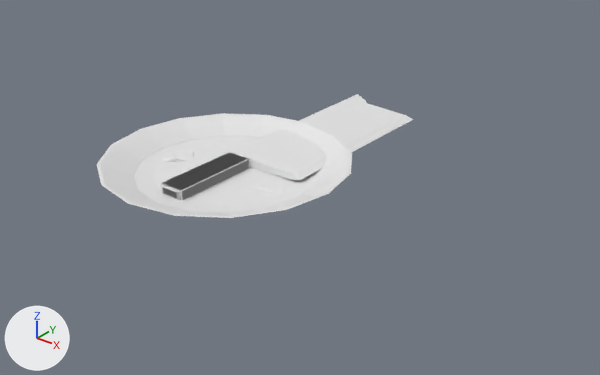
Renders of the Blender file fbx/New Folder/kitchen.blend from each side of a commit.
One viewpoint serves both versions: a camera (50 mm lens) standing at (1.95, -2.01, 1.3) and looking at (0.14, 0.26, -0.11). The axes (+X, +Y, +Z) are drawn at lower left. The lights are the same throughout. The same objects are shown in both versions, whatever each file hides.

The first picture shows 'China_kife', 'dish', 'fork', 'kitchin_kinfe', 'knife'.
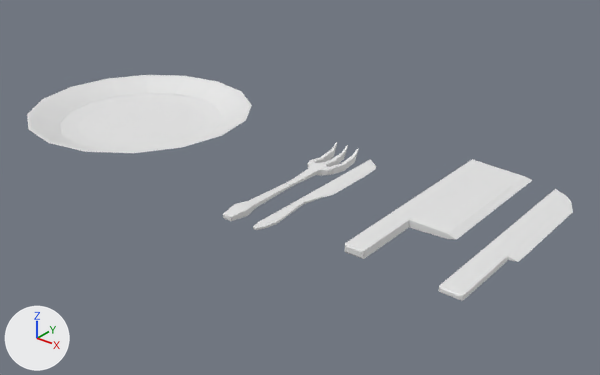
What changed in the scene script:
```text
Change ob_knife:
    ob_knife.location: (0.0, 0.0, 0.0) -> (0.368, 0.0, 0.0)
Change ob_fork:
    ob_fork.location: (-0.206, 0.0, 0.0) -> (0.232, 0.224, 0.0)
    ob_fork.rotation_euler: (0.0, 0.0, 0.0) -> (0.0, 0.0, -1.571)  # degrees (0, 0, 0) -> degrees (0, 0, -90)
    add _m = ob_fork.modifiers.new('미러', 'MIRROR')
    add _m.use_axis = (False, True, False)
    add _m.use_clip = True
Change ob_dish:
    ob_dish.location: (0.0, 0.0, 0.0) -> (-0.633, 0.15, 0.0)
Change ob_kitchin_kinfe:
    ob_kitchin_kinfe.location: (0.0, 0.0, 0.0) -> (1.063, 0.0, 0.0)
    ob_kitchin_kinfe.scale: (0.148, 0.148, 0.148) -> (0.115, 0.115, 0.0673)
Change ob_china_kife:
    ob_china_kife.location: (0.0, 0.0, 0.0) -> (0.721, 0.0, 0.0)
    ob_china_kife.scale: (0.148, 0.148, 0.148) -> (0.107, 0.107, 0.107)
```

Where the change shows, as pixel boxes (x1, y1, x2, y2) in the pictures (600 x 375 px):
'dish', moved
    before: (96, 113, 352, 218)
    after: (27, 75, 252, 153)
'China_kife', moved, rescaled (26% narrower)
    before: (161, 98, 413, 201)
    after: (345, 159, 532, 259)
'kitchin_kinfe', moved, rescaled (35% narrower)
    before: (161, 94, 367, 200)
    after: (439, 189, 573, 301)
'fork', moved, turned, modifiers changed
    before: (162, 149, 285, 194)
    after: (223, 142, 358, 221)
'knife', moved
    before: (185, 161, 257, 188)
    after: (253, 159, 376, 230)
